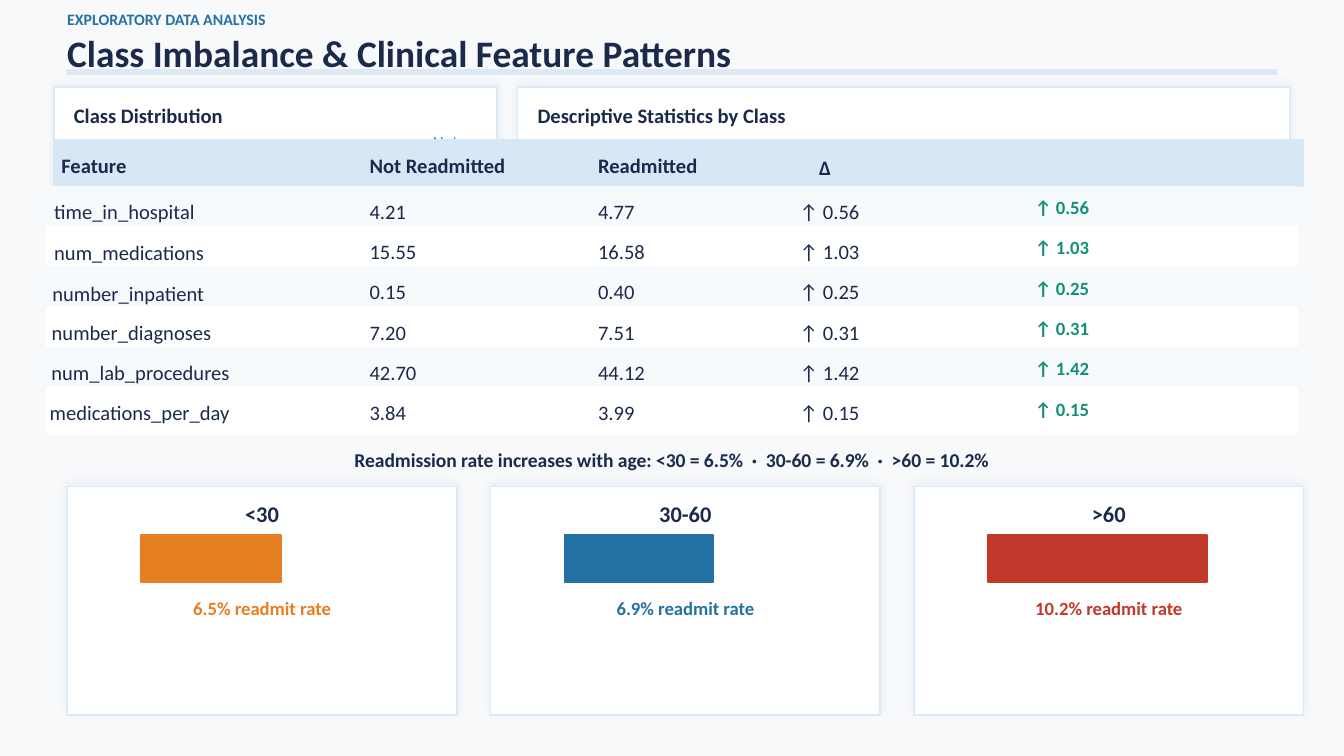
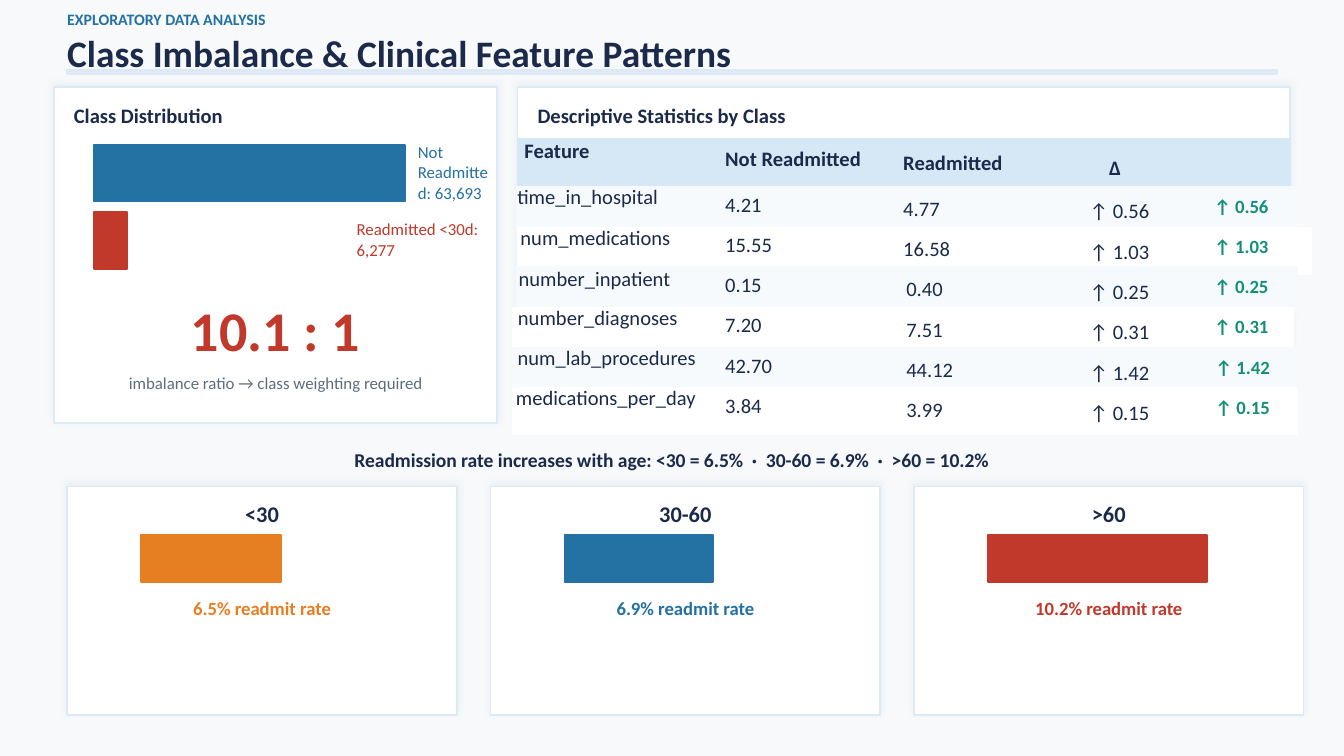
Before and after one commit to kulsoomz99/Predicting-30-Day-Hospital-Readmission-in-Diabetic-Patients, a slide deck: slide 6 of Diabetes_Readmission_Presentation.pptx. Drawn at 1344x756 pixels with LibreOffice and Linux fonts; fonts in the diff are those of the drawing. Boxes give left, top, right and bottom in pixels: in the first picture for what was removed or moved away, otherwise in the second. Text is boxed around its words. In the diff, an @@ line names an element or a change of style, - is before the commit and + after.

Commit message:
Updated Description

```diff
--- a/Diabetes_Readmission_Presentation.pptx
+++ b/Diabetes_Readmission_Presentation.pptx
@@ rectangle: place and size @@
-rectangle at <box>94,145,430,202</box>
+rectangle at <box>94,145,405,202</box>
@@ text "Not Readmitted: 63,693" rewrapped from <box>406,134,505,173</box> to <box>418,147,482,201</box> @@
@@ rectangle: place and size @@
-rectangle at <box>54,140,1304,185</box>
+rectangle at <box>517,140,1290,185</box>
@@ text "Feature": place and size @@
-text "Feature" at <box>61,159,126,173</box>
+text "Feature" at <box>524,144,589,158</box>
@@ text "Readmitted" rewrapped from <box>598,146,794,184</box> to <box>903,155,1002,170</box> @@
@@ 7 texts: place and size @@
-7 texts at <box>819,161,859,420</box>
+7 texts at <box>1109,161,1149,420</box>
@@ rectangle: place and size @@
-rectangle at <box>47,187,1297,233</box>
+rectangle at <box>517,187,1297,233</box>
@@ text "4.77": place and size @@
-text "4.77" at <box>598,205,634,219</box>
+text "4.77" at <box>903,202,939,216</box>
@@ text "Readmitted <30d: 6,277" rewrapped from <box>598,158,743,467</box> to <box>357,223,479,258</box> @@
@@ rectangle: place and size @@
-rectangle at <box>47,227,1297,273</box>
+rectangle at <box>517,228,1312,274</box>
@@ text "16.58": place and size @@
-text "16.58" at <box>598,245,645,259</box>
+text "16.58" at <box>903,242,950,256</box>
@@ rectangle: place and size @@
-rectangle at <box>47,267,1297,313</box>
+rectangle at <box>517,267,1297,313</box>
@@ rectangle: place and size @@
-rectangle at <box>47,308,1297,353</box>
+rectangle at <box>513,308,1293,353</box>
@@ rectangle: place and size @@
-rectangle at <box>47,348,1297,394</box>
+rectangle at <box>513,348,1297,394</box>
@@ text "44.12": place and size @@
-text "44.12" at <box>598,366,645,380</box>
+text "44.12" at <box>906,363,953,377</box>
@@ rectangle: place and size @@
-rectangle at <box>47,388,1297,434</box>
+rectangle at <box>513,388,1297,434</box>
@@ 6 texts: place and size @@
-6 texts at <box>50,204,230,424</box>
+6 texts at <box>516,189,696,409</box>
@@ 7 texts: place and size @@
-7 texts at <box>370,159,417,420</box>
+7 texts at <box>725,151,861,413</box>
@@ 3 texts: place and size @@
-3 texts at <box>598,285,634,420</box>
+3 texts at <box>906,282,942,417</box>
@@ 6 texts: place and size @@
-6 texts at <box>1056,201,1089,416</box>
+6 texts at <box>1235,200,1269,414</box>
```
